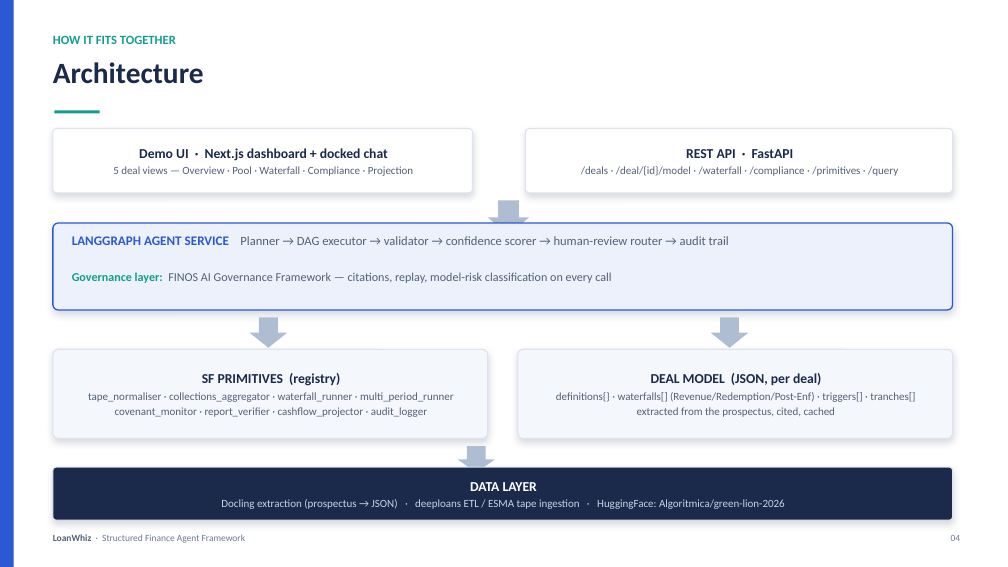
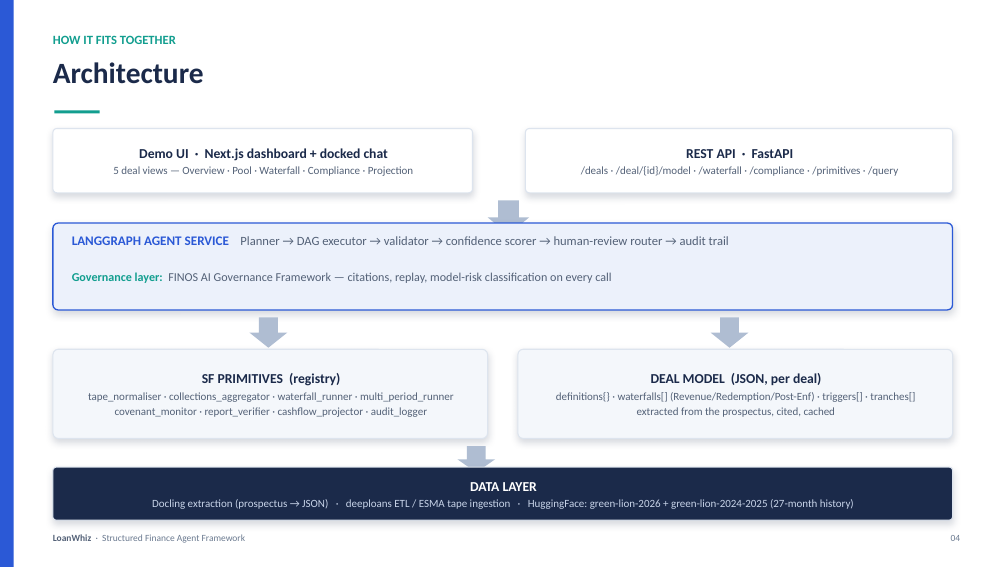
Before and after one commit to waafirio/loanwhiz, a slide deck: slide 4 of presentation/LoanWhiz-Presentation.pptx. Drawn at 1008x567 pixels with LibreOffice and Linux fonts; fonts in the diff are those of the drawing. Boxes give left, top, right and bottom in pixels: in the first picture for what was removed or moved away, otherwise in the second. Text is boxed around its words. In the diff, an @@ line names an element or a change of style, - is before the commit and + after.

Commit message:
docs(data): document 27-month green-lion-2024-2025 history + deals.json generality; regenerate deck

```diff
--- a/presentation/LoanWhiz-Presentation.pptx
+++ b/presentation/LoanWhiz-Presentation.pptx
@@ text at box(152, 499, 854, 509): text changed @@
-Docling extraction (prospectus → JSON) · deeploans ETL / ESMA tape ingestion · HuggingFace: Algoritmica/green-lion-2026
+Docling extraction (prospectus → JSON) · deeploans ETL / ESMA tape ingestion · HuggingFace: green-lion-2026 + green-lion-2024-2025 (27-month history)
```
Also in this commit, not shown: 2 other slides changed, 4 other files.
